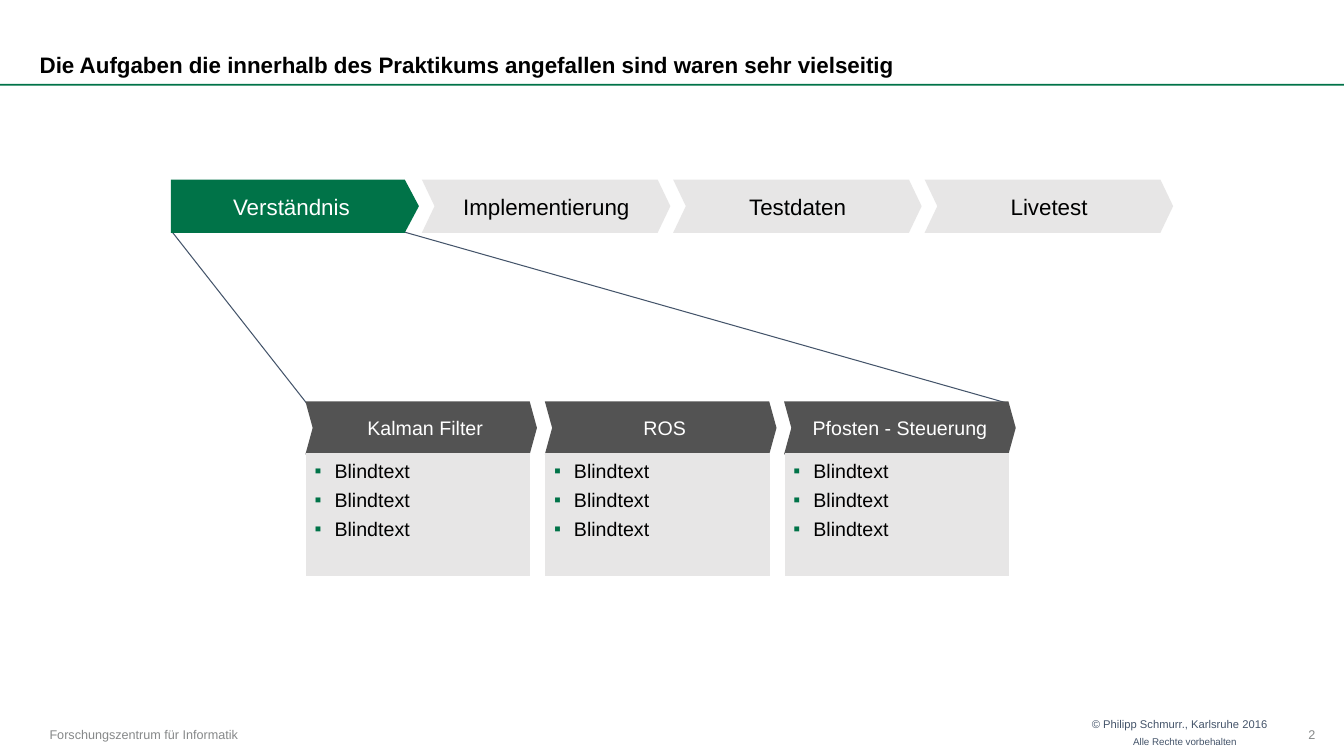
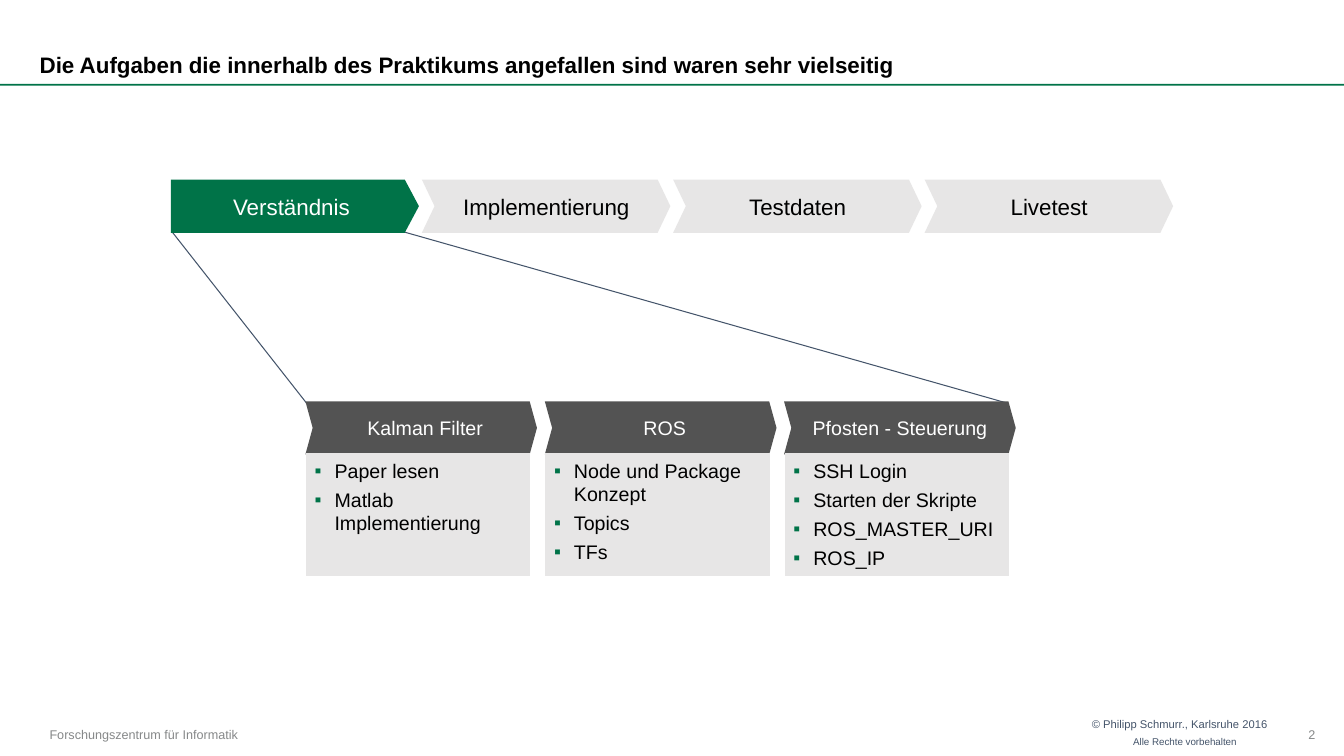
Before and after one commit to OtonoKakuei/robprak1516-documentation, a slide deck: slide 2 of robprak1516-presentation-kalman.pptx. Drawn at 1344x756 pixels with LibreOffice and Linux fonts; fonts in the diff are those of the drawing; background and template pictures are left out. Boxes give left, top, right and bottom in pixels: in the first picture for what was removed or moved away, otherwise in the second. Text is boxed around its words. In the diff, an @@ line names an element or a change of style, - is before the commit and + after.

```diff
--- a/robprak1516-presentation-kalman.pptx
+++ b/robprak1516-presentation-kalman.pptx
@@ text in rectangle at [335,463,481,534]: text changed @@
-▪ Blindtext
-  ▪ Blindtext
-    ▪ Blindtext
+▪ Paper lesen
+    ▪ Matlab Implementierung
@@ text in rectangle at [574,463,741,560]: text changed @@
-▪ Blindtext
-  ▪ Blindtext
-    ▪ Blindtext
+▪ Node und Package Konzept
+  ▪ Topics
+    ▪ TFs
@@ text in rectangle at [813,463,993,569]: text changed @@
-▪ Blindtext
-  ▪ Blindtext
-    ▪ Blindtext
+▪ SSH Login
+  ▪ Starten der Skripte
+    ▪ ROS_MASTER_URI
+    ▪ ROS_IP
```
Also in this commit, not shown: 4 other slides changed, 7 slides added, 1 other file.
